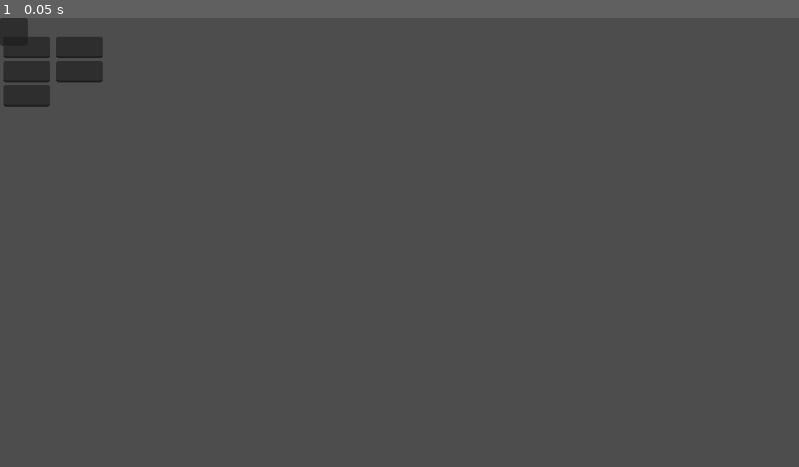
Above: before the commit, frame 1.
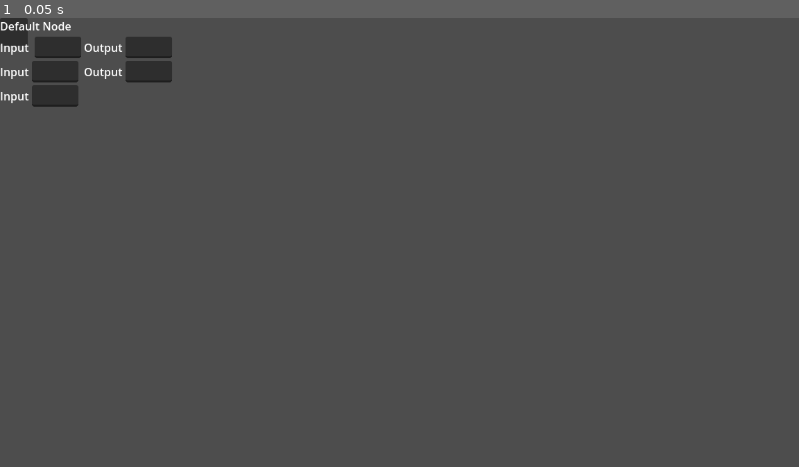
Above: after the commit, the same moment.

Repository: MoPaMo/NodeLineJS
Game: Godot game, scene res://control.tscn
Two runs of this game, one before a commit and one after it. Both use one fixed random seed, a clock stepped at 60 frames per second and the inputs below.
Inputs:
- Up to frame 1 (0.05 s): no input

The runs differ from the first frame. In frame 1, 1.7% of the frame differs, in the area x 0-22%, y 0-20%.

Commit message:
added exported names for custom classes

Diff:
--- a/default_node.gd
+++ b/default_node.gd
@@ -3,8 +3,10 @@
 # Declare variables for the LineEdit nodes
 @onready var input_boxes = get_input_boxes()
 @onready var output_boxes = get_output_boxes()
+@export var nodeName: String = "Default Node"
 
 func _ready():
+	$VBoxContainer/Label.text=nodeName
 	# Connect the text_changed signal to a custom method using Callable for all input LineEdit nodes
 	for input_box in input_boxes:
 		input_box.input_changed.connect(Callable(self, "_on_line_edit_text_changed"))
--- a/default_node.tscn
+++ b/default_node.tscn
@@ -25,6 +25,7 @@
 
 [node name="HBoxContainer" parent="VBoxContainer/InOutSection/Ins" instance=ExtResource("2_vk5u0")]
 layout_mode = 2
+fieldName = "Input "
 
 [node name="HBoxContainer2" parent="VBoxContainer/InOutSection/Ins" instance=ExtResource("2_vk5u0")]
 layout_mode = 2
--- a/inputField.gd
+++ b/inputField.gd
@@ -1,9 +1,11 @@
 extends HBoxContainer
 signal input_changed(new_text: String)
 var line_edit: LineEdit
+@export var fieldName: String = "Input"
 
 # Called when the node enters the scene tree for the first time.
 func _ready():
+	$Label.text=fieldName
 	# Find the LineEdit node
 	line_edit = $LineEdit
 	# Connect LineEdit's text_changed signal to custom method
--- a/outputField.gd
+++ b/outputField.gd
@@ -1,10 +1,12 @@
 extends HBoxContainer
 signal input_changed(new_text: String)
+@export var fieldName: String = "Output"
 var line_edit: LineEdit
 
 # Called when the node enters the scene tree for the first time.
 func _ready():
 	# Find the LineEdit node
+	$Label.text=fieldName
 	line_edit = $LineEdit
 	# Connect LineEdit's text_changed signal to custom method
 	line_edit.text_changed.connect(Callable(self, "_on_line_edit_text_changed"))
--- a/outputField.tscn
+++ b/outputField.tscn
@@ -2,7 +2,7 @@
 
 [ext_resource type="Script" path="res://outputField.gd" id="1_22boh"]
 
-[node name="HBoxContainer3" type="HBoxContainer"]
+[node name="OutputField" type="HBoxContainer"]
 script = ExtResource("1_22boh")
 
 [node name="Label" type="Label" parent="."]
